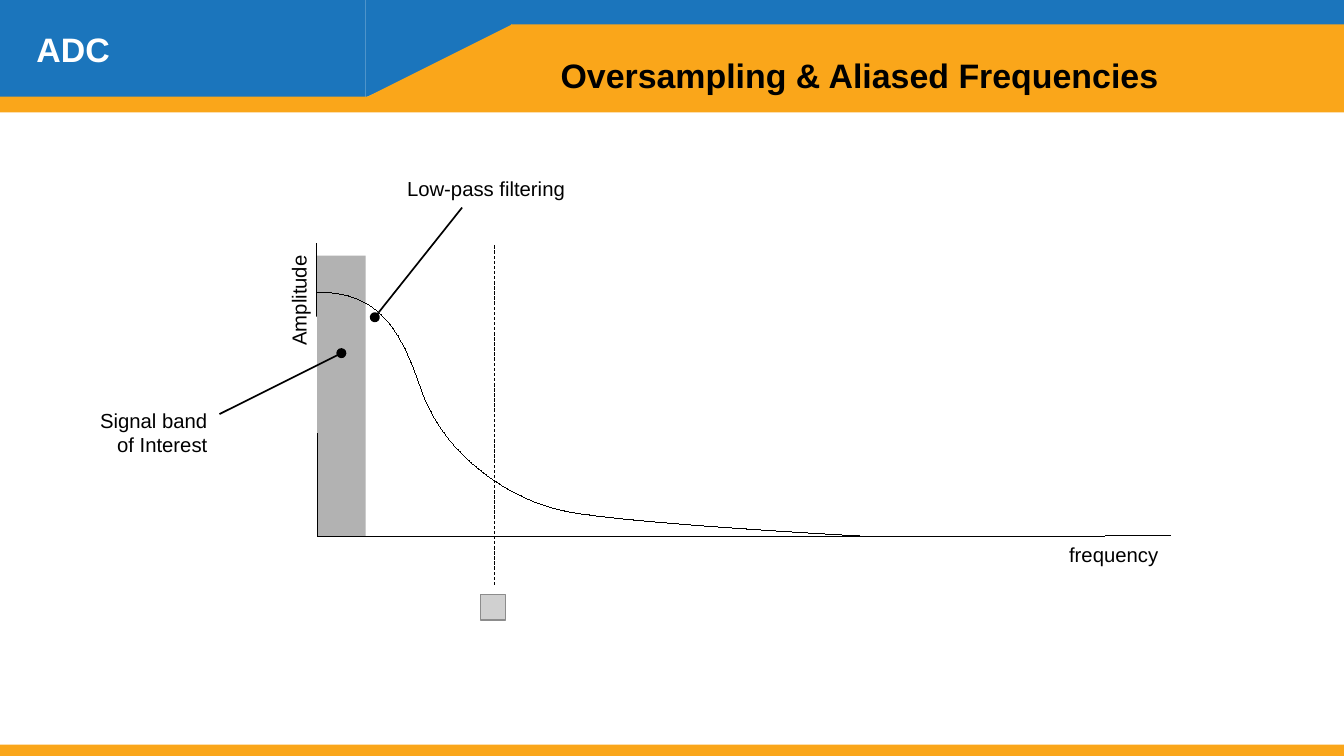
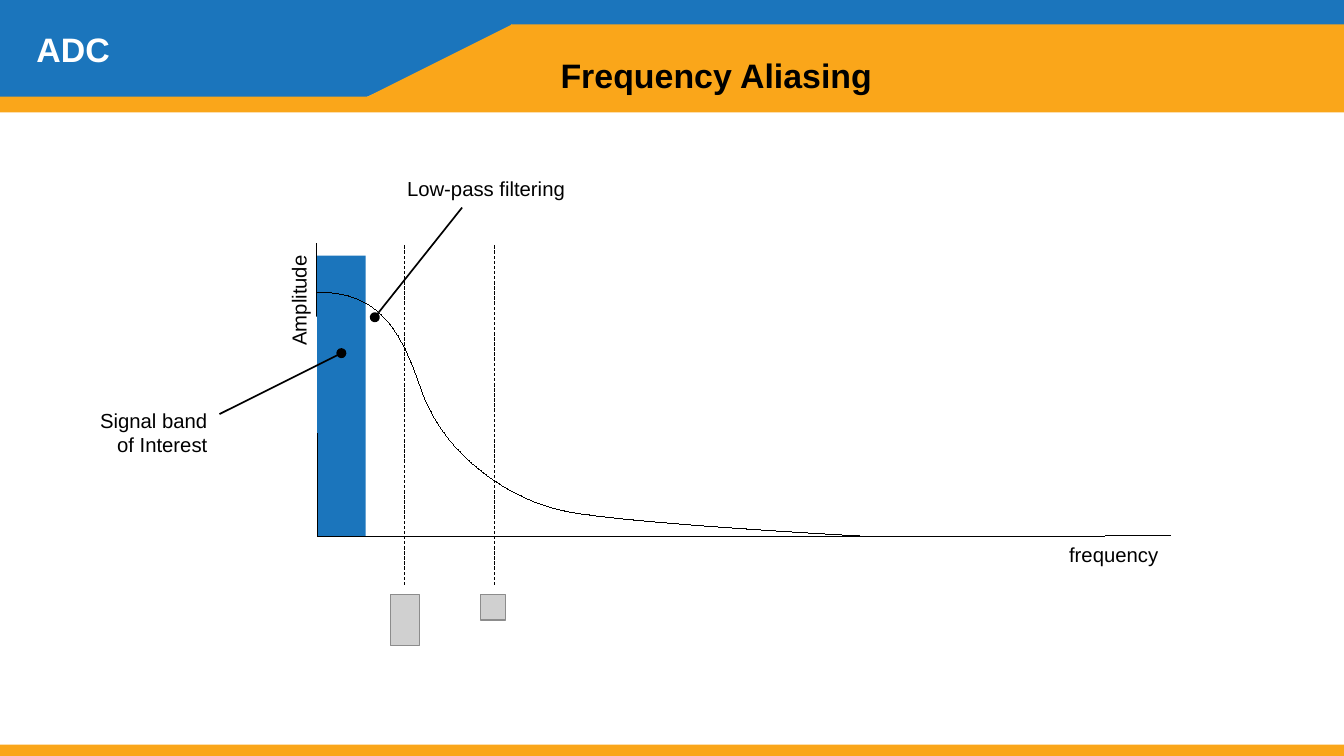
Before and after one commit to g-i-wilson/SEL-presentation, a slide deck: slide 28 of pres.odp. Drawn at 1344x756 pixels with LibreOffice and Linux fonts; fonts in the diff are those of the drawing; grey boxes stand for pictures. Boxes give left, top, right and bottom in pixels: in the first picture for what was removed or moved away, otherwise in the second. Text is boxed around its words. In the diff, an @@ line names an element or a change of style, - is before the commit and + after.

```diff
--- a/pres.odp
+++ b/pres.odp
@@ parallelogram added at (x1=274, y1=0, x2=396, y2=98), fill #1B75BC @@
@@ text at (x1=561, y1=63, x2=872, y2=95): text changed @@
-Oversampling & Aliased Frequencies
+Frequency Aliasing
@@ rectangle at (x1=317, y1=256, x2=366, y2=537): fill #B2B2B2 to #1B75BC @@
@@ line added from (405, 585) to (405, 244), #000000 0 pt @@
@@ picture added at (x1=390, y1=595, x2=420, y2=646) @@
```
Also in this commit, not shown: 30 other slides changed, 9 slides added, 1 slide removed, 4 other files.
